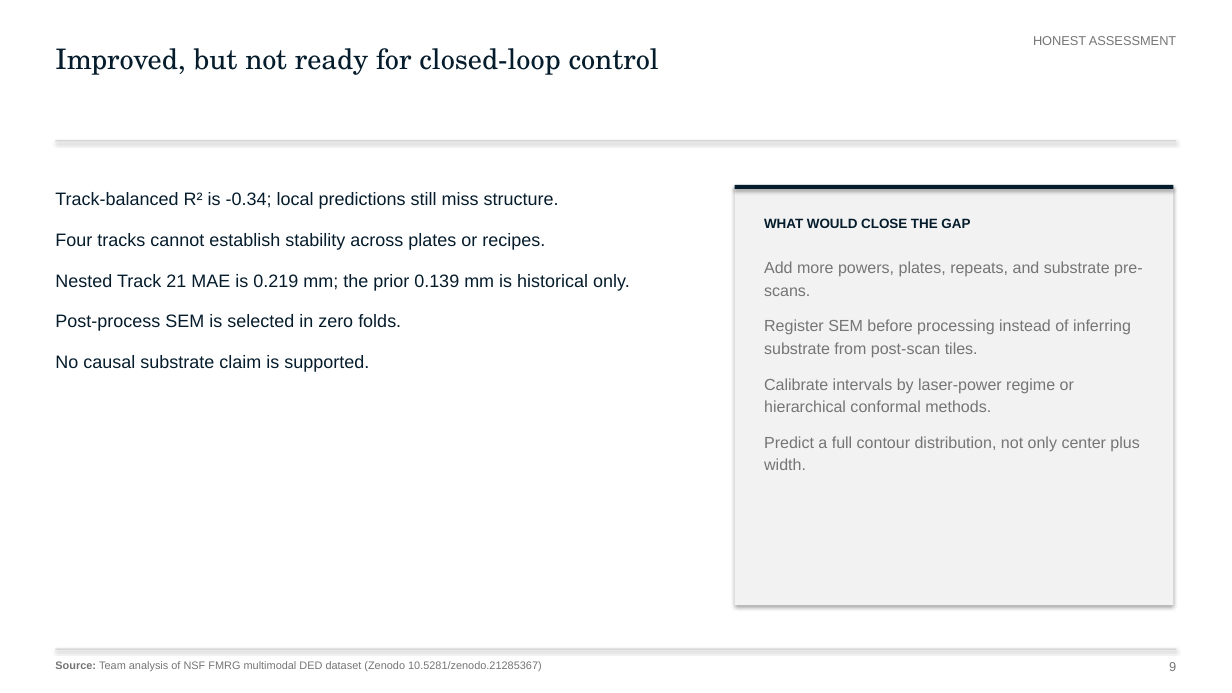
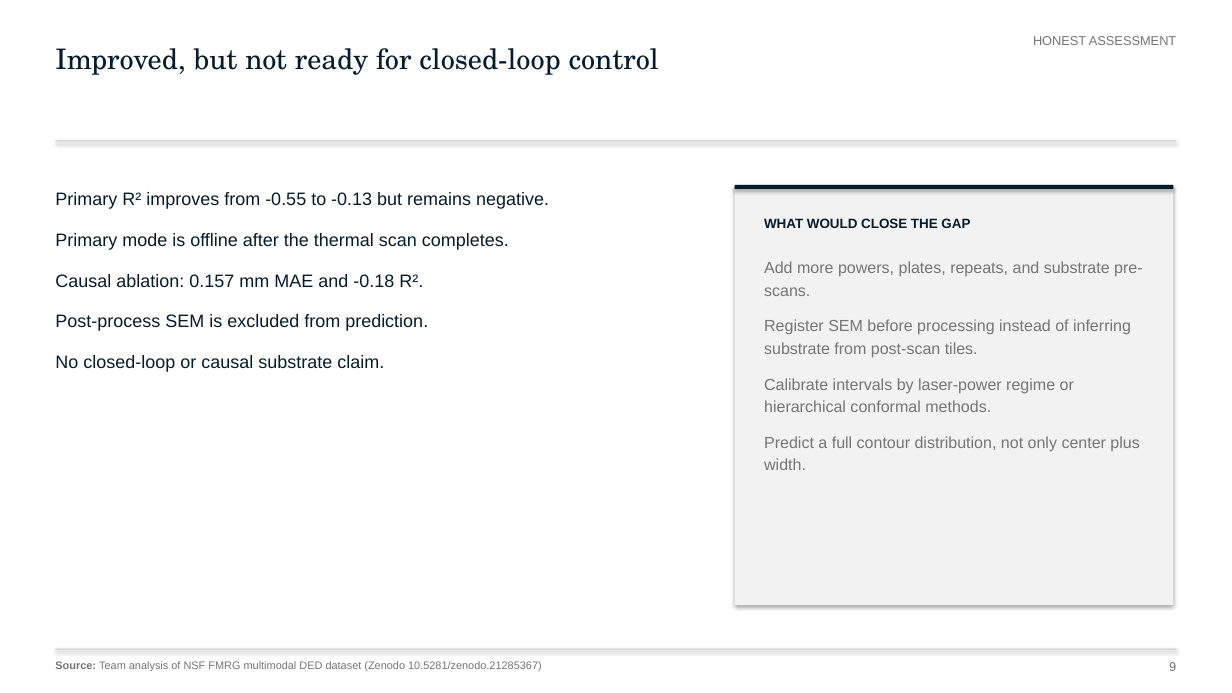
Before and after one commit to alphons3t/nsf-chuds, a slide deck: slide 9 of deliverables/presentation/FMRG_Final_Submission_Audited.pptx. Drawn at 1232x693 pixels with LibreOffice and Linux fonts; fonts in the diff are those of the drawing. Boxes give left, top, right and bottom in pixels: in the first picture for what was removed or moved away, otherwise in the second. Text is boxed around its words. In the diff, an @@ line names an element or a change of style, - is before the commit and + after.

```diff
--- a/deliverables/presentation/FMRG_Final_Submission_Audited.pptx
+++ b/deliverables/presentation/FMRG_Final_Submission_Audited.pptx
@@ text at (x1=55, y1=192, x2=549, y2=372): text changed @@
-Track-balanced R² is -0.34; local predictions still miss structure.
-Four tracks cannot establish stability across plates or recipes.
-Nested Track 21 MAE is 0.219 mm; the prior 0.139 mm is historical only.
-Post-process SEM is selected in zero folds.
-No causal substrate claim is supported.
+Primary R² improves from -0.55 to -0.13 but remains negative.
+Primary mode is offline after the thermal scan completes.
+Causal ablation: 0.157 mm MAE and -0.18 R².
+Post-process SEM is excluded from prediction.
+No closed-loop or causal substrate claim.
```
Also in this commit, not shown: 9 other slides changed, 34 other files.
